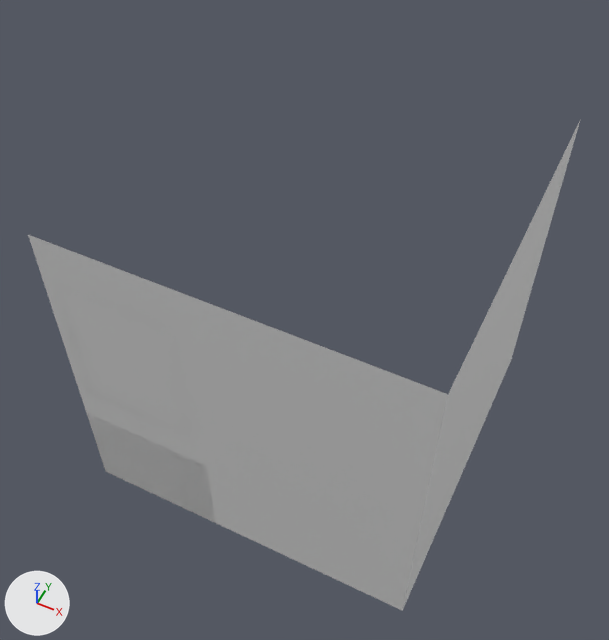
An edit to the Blender file bathroom.blend, drawn before and after from the same camera.
Rendered twice from a camera (50 mm lens) standing at (10.3, -22.3, 34.3) and looking at (-0.5, -0.6, 7.2). The axes (+X, +Y, +Z) are drawn at lower left. The lights are the same throughout.

The scene before the commit, as lines of its bpy script (objects in view):
```python
me_cube_001 = bpy.data.meshes.new('Cube.001')
me_cube_001.from_pydata(...)  # 44 vertices, 36 faces; spans x -2.99..2.99, y -2.63..0.45, z -2.39..2.39
me_cube_001.polygons.foreach_set('use_smooth', [True] * 36)
me_plane = bpy.data.meshes.new('Plane')
me_plane.from_pydata([(-1.0, -1.0, 0.0), (1.0, -1.0, 0.0), (-1.0, 1.0, 0.0), (1.0, 1.0, 0.0)], [], [(0, 1, 3, 2)])
me_plane_002 = bpy.data.meshes.new('Plane.002')
me_plane_002.from_pydata([(1.0, 0.0, 1.0), (1.0, 0.0, -1.0), (-1.0, 0.0, 1.0), (-1.0, 0.0, -1.0)], [], [(0, 1, 3, 2)])
me_plane_003 = bpy.data.meshes.new('Plane.003')
me_plane_003.from_pydata([(0.0, -1.0, 1.0), (0.0, -1.0, -1.0), (0.0, 1.0, 1.0), (0.0, 1.0, -1.0)], [], [(0, 1, 3, 2)])
ob_cube = bpy.data.objects.new('Cube', me_cube_001)
ob_cube.location = (-4.51, -4.87, 2.39)
_m = ob_cube.modifiers.new('Boolean', 'BOOLEAN')
_m.object = ob_icosphere
ob_plane = bpy.data.objects.new('Plane', me_plane)
ob_plane.location = (0.0, 0.0, 0.0)
ob_plane.scale = (7.5, 7.5, 7.5)
ob_plane.hide_set(True)
ob_plane_002 = bpy.data.objects.new('Plane.002', me_plane_002)
ob_plane_002.location = (0.0, 7.5, 7.5)
ob_plane_002.scale = (7.5, 7.5, 7.5)
ob_plane_002.hide_set(True)
ob_plane_003 = bpy.data.objects.new('Plane.003', me_plane_003)
ob_plane_003.location = (-7.5, 0.0, 7.5)
ob_plane_003.scale = (1.0, 7.5, 7.5)
ob_plane_003.hide_set(True)
# also in view: 'Plane.001' at (7.5, 0.0, 7.5); 'Plane.004' at (0.0, -7.5, 7.5); 'Cube.001' at (-4.5, -7.3, 9.7)
```
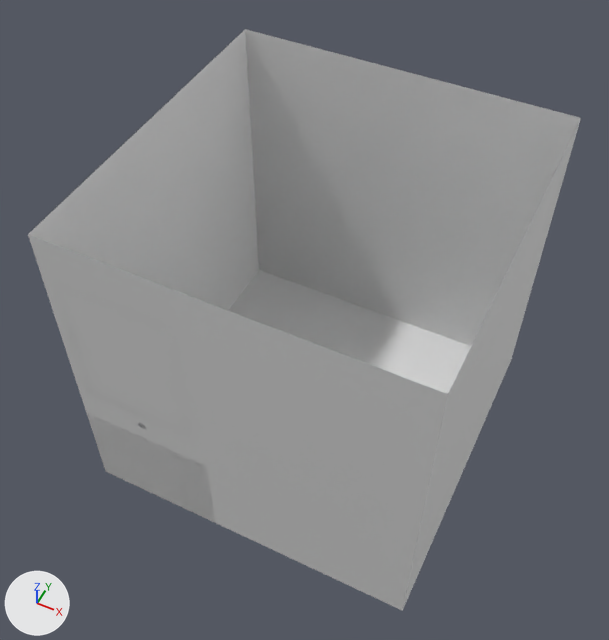
The change, as a list of edits to the scene's bpy script:
```text
Change ob_plane:
    remove ob_plane.hide_set(True)
Change ob_plane_002:
    remove ob_plane_002.hide_set(True)
Change ob_plane_003:
    remove ob_plane_003.hide_set(True)
```

What differs and where, as boxes (x1, y1, x2, y2) in the pictures (609 x 640 px):
'Plane.002', shown: after (245, 29, 581, 346)
'Plane.003', shown: after (28, 30, 259, 310)
'Plane', shown: after (228, 270, 471, 394)
